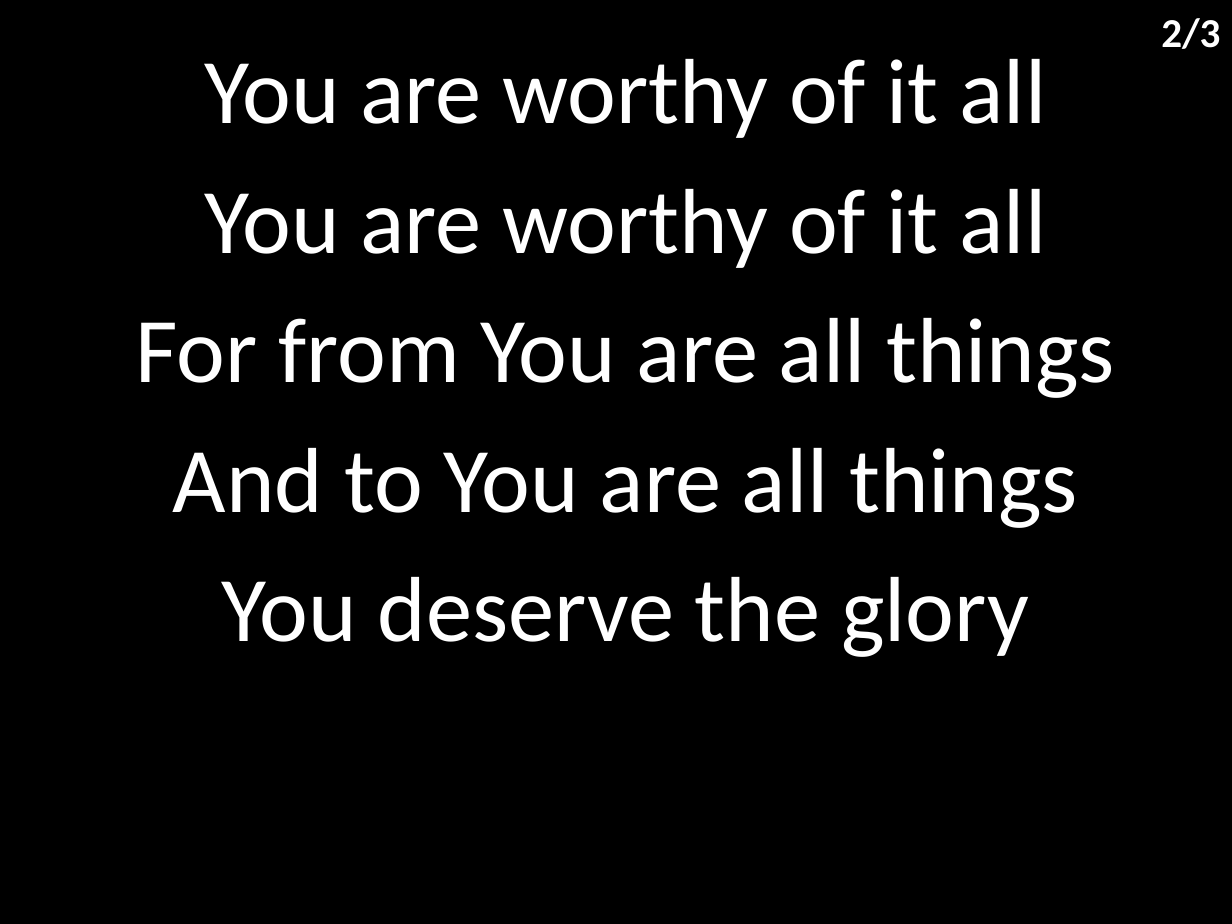
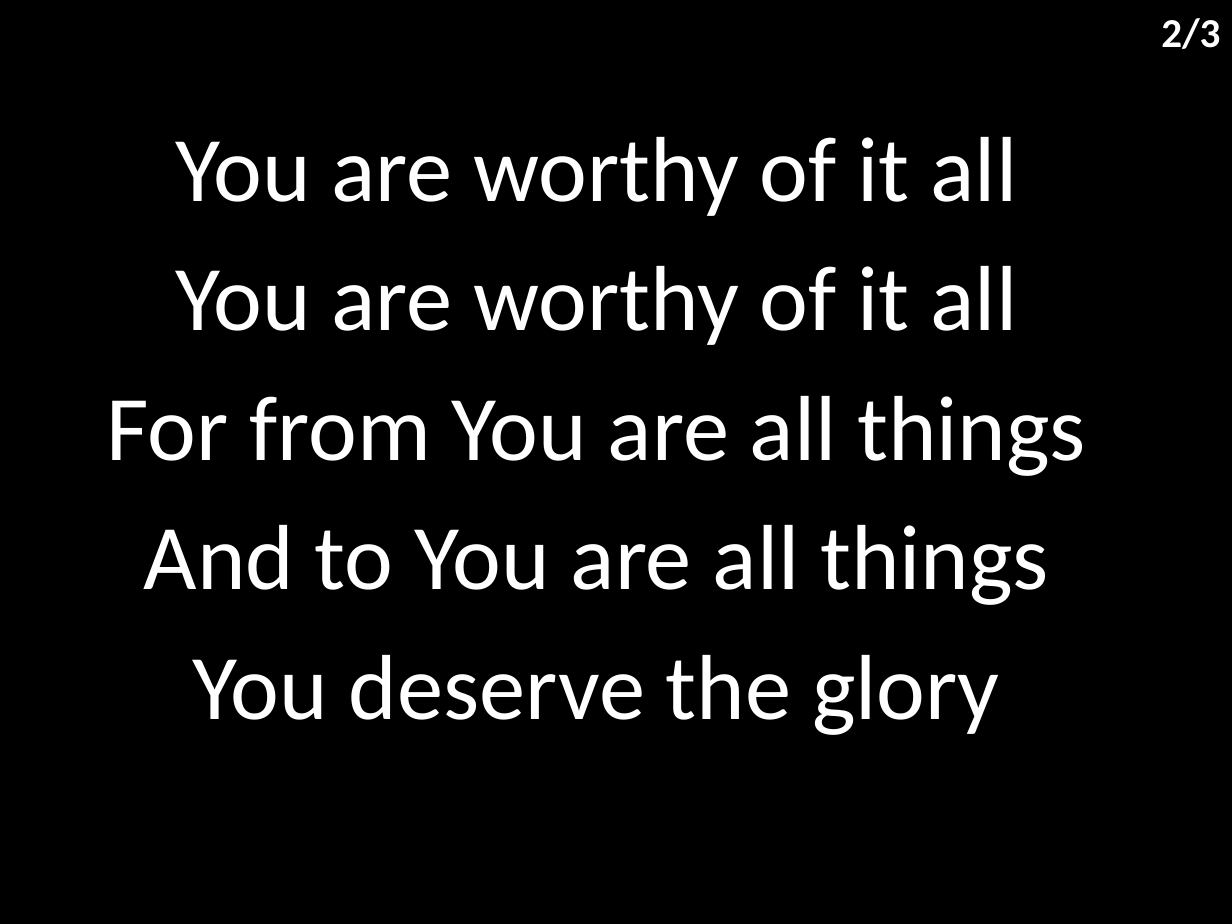
Before and after one commit to hoo-are-ya/worship, a slide deck: slide 3 of docs/songs/worthy of it all.pptx. Drawn at 1232x924 pixels with LibreOffice and Linux fonts; fonts in the diff are those of the drawing. Boxes give left, top, right and bottom in pixels: in the first picture for what was removed or moved away, otherwise in the second. Text is boxed around its words. In the diff, an @@ line names an element or a change of style, - is before the commit and + after.

```diff
--- a/docs/songs/worthy of it all.pptx
+++ b/docs/songs/worthy of it all.pptx
@@ subtitle "You are worthy of it ...": place and size @@
-subtitle "You are worthy of it ..." at (136, 59, 1115, 657)
+subtitle "You are worthy of it ..." at (107, 137, 1086, 735)
```
Also in this commit, not shown: 2 other slides changed, 7 other files.
